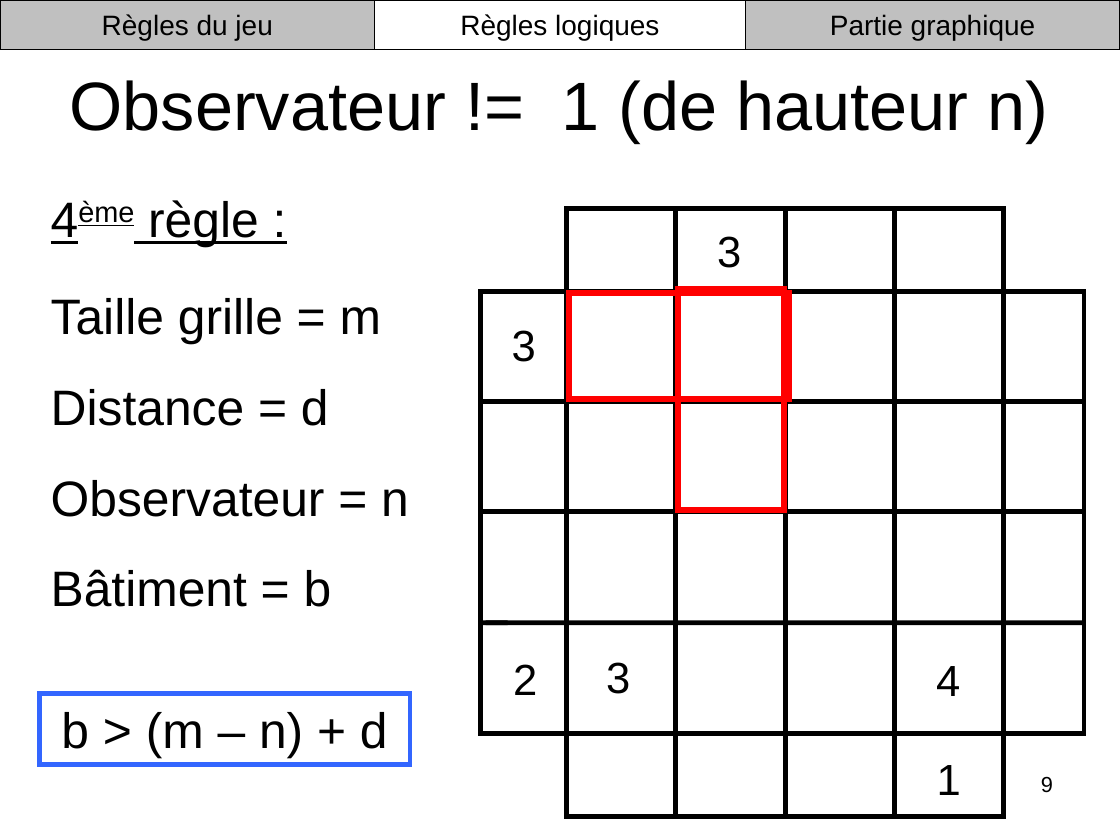
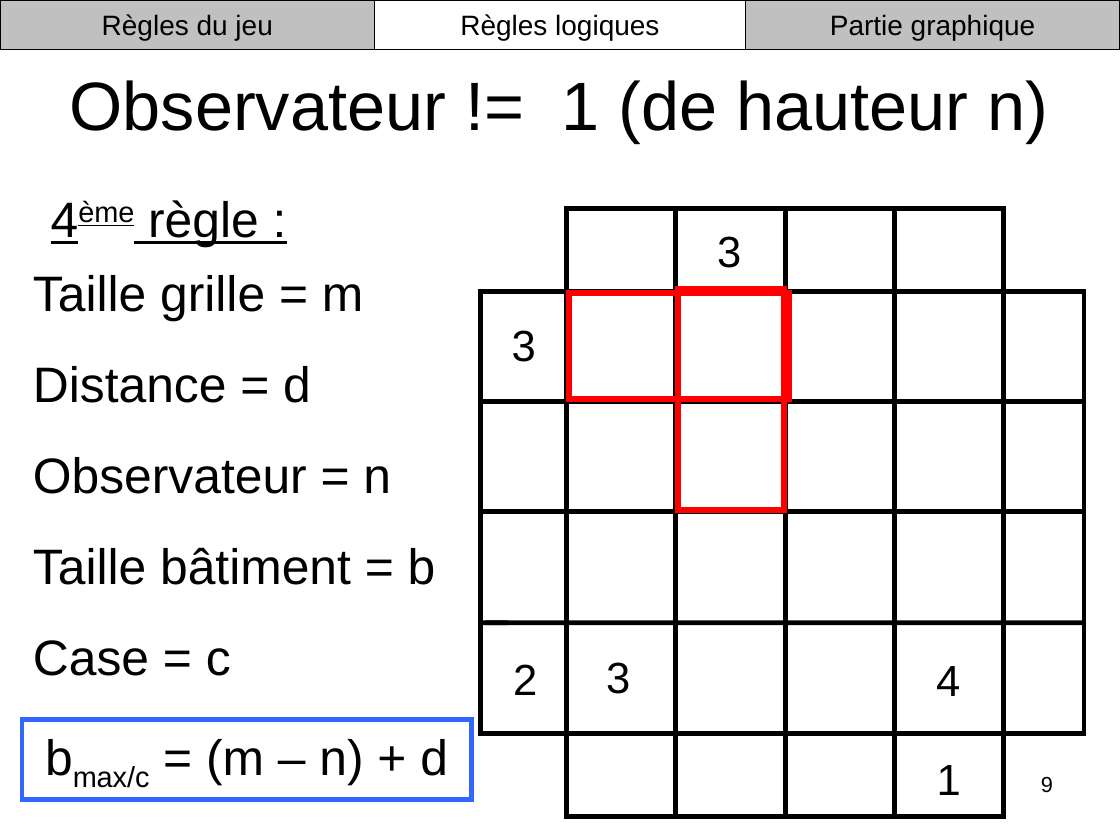
Before and after one commit to roulian/grillprojettuteure, a slide deck: slide 9 of documents/Power Point Soutenance du 18-01-10/Oral.ppt. Drawn at 1120x840 pixels with LibreOffice and Linux fonts; fonts in the diff are those of the drawing. Boxes give left, top, right and bottom in pixels: in the first picture for what was removed or moved away, otherwise in the second. Text is boxed around its words. In the diff, an @@ line names an element or a change of style, - is before the commit and + after.

```diff
--- a/documents/Power Point Soutenance du 18-01-10/Oral.ppt
+++ b/documents/Power Point Soutenance du 18-01-10/Oral.ppt
@@ text "Taille grille = m": place and size @@
-text "Taille grille = m" at box(51, 298, 409, 607)
+text "Taille grille = m" at box(33, 275, 436, 676)
@@ text at box(33, 547, 436, 676): text changed @@
-Bâtiment = b
+Taille bâtiment = b
+Case = c
@@ rectangle "bmax/c = (m – n) ...": place and size @@
-rectangle "bmax/c = (m – n) ..." at box(39, 693, 410, 765)
+rectangle "bmax/c = (m – n) ..." at box(22, 720, 473, 800)
@@ text in rectangle at box(73, 739, 448, 788): text changed @@
-b > (m – n) + d
+bmax/c = (m – n) + d
```
